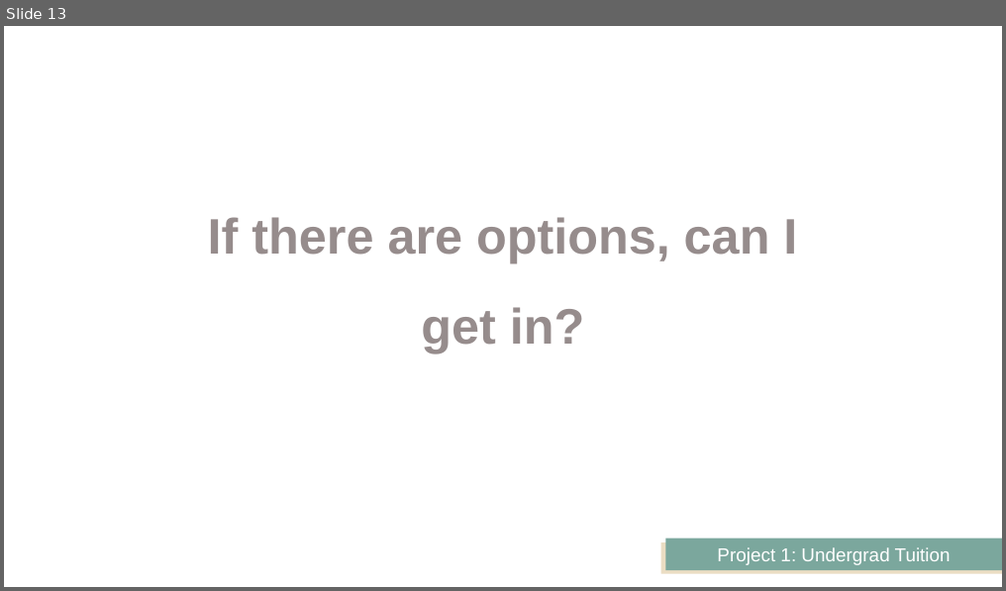
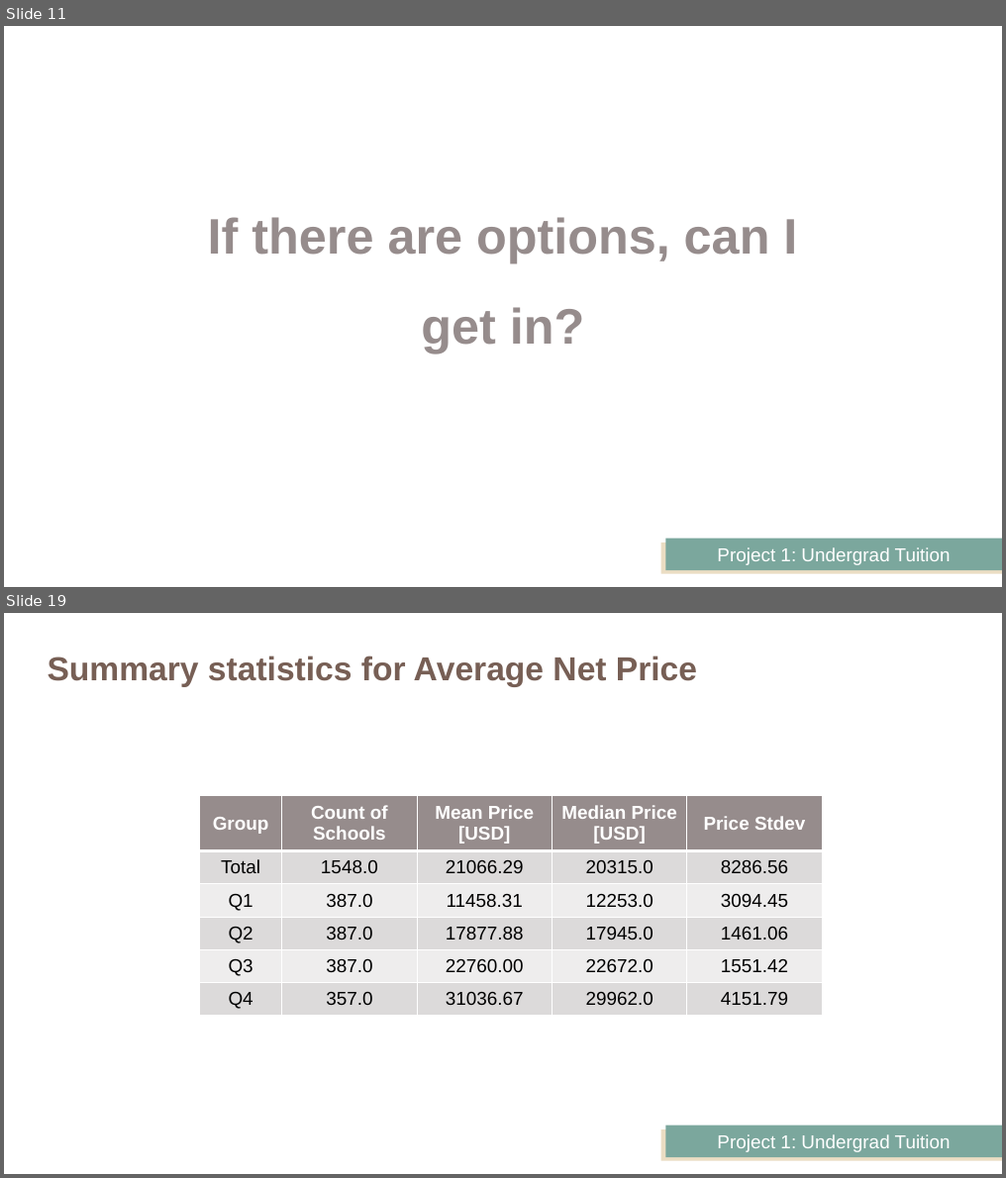
Before and after one commit to JeffPinegar/Proj1_undergraduate, a slide deck: Presentation/Getting Started.pptx. Shown one above the other, each under a label of ours: slide 13 before the commit, slides 11 and 19 after it; the slides between them are not shown. The pictures are 1006x591 and 1006x1178 pixels, drawn with LibreOffice and Linux fonts; fonts in the diff are those of the drawing. Boxes give left, top, right and bottom in pixels: in the first picture for what was removed or moved away, otherwise in the second. Text is boxed around its words. In the diff, an @@ line names an element or a change of style, - is before the commit and + after.

```diff
--- a/Presentation/Getting Started.pptx
+++ b/Presentation/Getting Started.pptx
@@ slide 19 added at [4,613,1002,1174], background #FFFFFF; not listed: 2 template elements that a slide beside it also shows @@
@@ title added at [48,656,697,687], 32 pt, text #775F55, bold @@
+Summary statistics for Average Net Price
@@ table added at [199,796,821,1016], 6 rows, 5 columns @@
+Group | Count of Schools | Mean Price [USD] | Median Price [USD] | Price Stdev
+Total | 1548.0 | 21066.29 | 20315.0 | 8286.56
+Q1 | 387.0 | 11458.31 | 12253.0 | 3094.45
+Q2 | 387.0 | 17877.88 | 17945.0 | 1461.06
+Q3 | 387.0 | 22760.00 | 22672.0 | 1551.42
+Q4 | 357.0 | 31036.67 | 29962.0 | 4151.79
@@ what was slide 13 is now slide 11 @@
```
Also in this commit, not shown: 14 slides changed, 8 other slides added, 4 slides removed, 17 other files.
